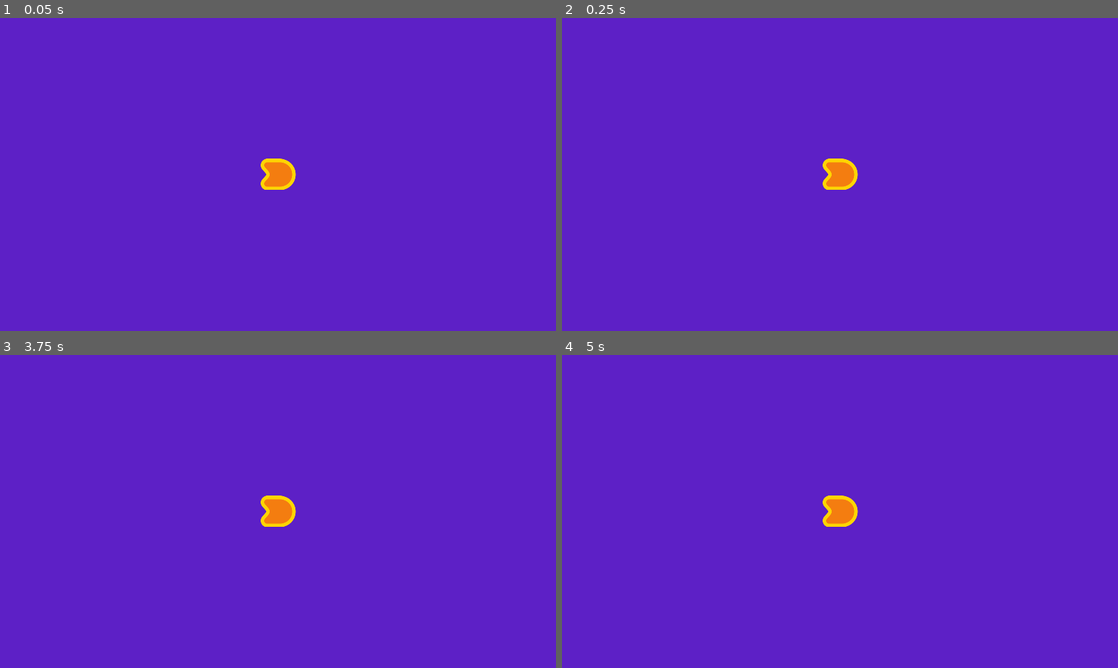
Above: before the commit, frames 1-4 (two rows, left to right).
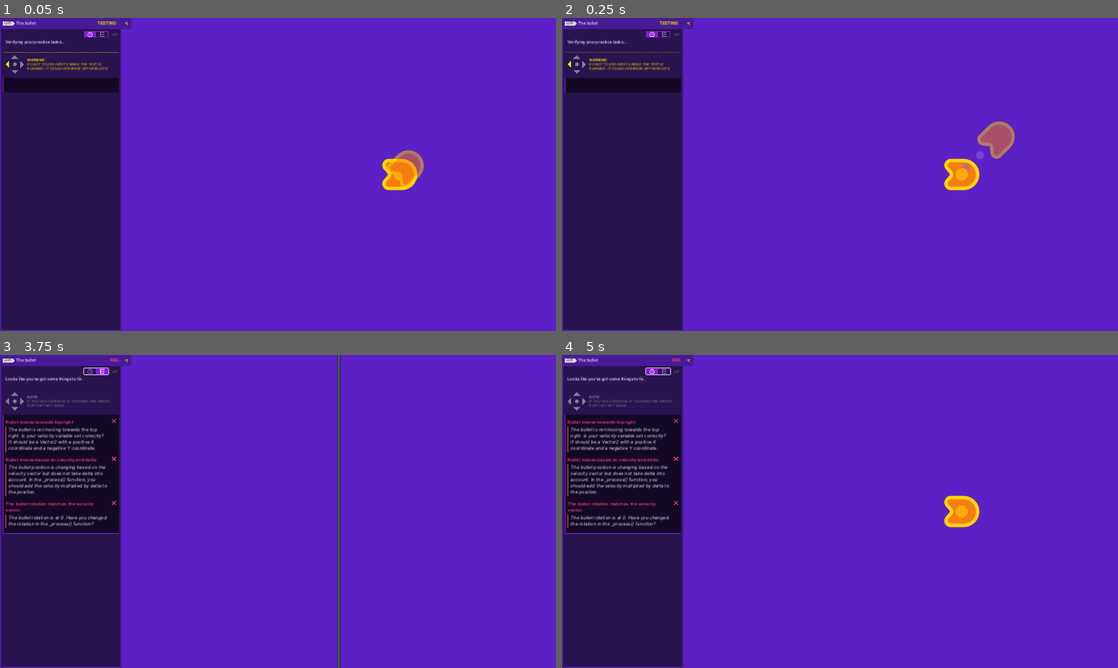
Above: after the commit, the same moments.

Repository: Q8T7/2d-GameDev-Course
Game: Godot game, scene res://practices/L2.P1.bullet/bullet.tscn
The game is run twice, just before and just after one commit, with the same random seed, the same clock (stepped at 60 frames per second) and the same inputs. The project has no main scene, so this scene is started directly.
Inputs (mouse positions are in pixels of both pictures, inside the frame that each line leads up to):
- Up to frame 1 (0.05 s): no input
- Up to frame 2 (0.25 s): no input
- Up to frame 3 (3.75 s): click (127, 361) at 0.52 s; click (5, 361) at 1.27 s; click (127, 361) at 2.02 s; tap Enter at 2.75 s; click (94, 370) at 3.52 s
- Up to frame 4 (5 s): tap Space at 4.25 s

The runs differ from the first frame. In frame 1, 23% of the frame differs, in the area x 0-77%, y 0-100%; in frame 2, 24%, in the area x 0-82%, y 0-100%; in frame 3, 23%; in frame 4, 23%.

Commit message:
L1 and L2 practice done

Diff:
--- /dev/null
+++ b/04.to_space_and_beyond_workbook/Lessons/ship.gd
@@ -0,0 +1,7 @@
+extends Sprite2D
+
+var velocity := Vector2(500, 0)
+
+func _process(delta: float) -> void:
+	position += velocity * delta
+	rotation = velocity.angle()
--- /dev/null
+++ b/04.to_space_and_beyond_workbook/Lessons/ship.tscn
@@ -0,0 +1,9 @@
+[gd_scene load_steps=3 format=3 uid="uid://bgwfvxjnb46e8"]
+
+[ext_resource type="Texture2D" uid="uid://bniyrxn3r2v8h" path="res://assets/ship.png" id="1_mjqwt"]
+[ext_resource type="Script" path="res://Lessons/ship.gd" id="2_8umub"]
+
+[node name="Sprite2D" type="Sprite2D"]
+position = Vector2(910, 550)
+texture = ExtResource("1_mjqwt")
+script = ExtResource("2_8umub")
--- a/04.to_space_and_beyond_workbook/practices/L2.P1.bullet/bullet.tscn
+++ b/04.to_space_and_beyond_workbook/practices/L2.P1.bullet/bullet.tscn
@@ -1,9 +1,9 @@
-[gd_scene load_steps=8 format=3]
+[gd_scene load_steps=8 format=3 uid="uid://c8dbc7qtixj4r"]
 
-[ext_resource type="Texture2D" path="res://assets/practice_assets/shape_ship.png" id="1_rwnj6"]
+[ext_resource type="Texture2D" uid="uid://d1xp2mgpkkc42" path="res://assets/practice_assets/shape_ship.png" id="1_rwnj6"]
 [ext_resource type="Script" path="res://practices/L2.P1.bullet/bullet.gd" id="2_371po"]
-[ext_resource type="Texture2D" path="res://assets/practice_assets/ellipse_white.png" id="3_q7var"]
-[ext_resource type="Texture2D" path="res://assets/practice_assets/ellipse_yellow.png" id="4_7gjbg"]
+[ext_resource type="Texture2D" uid="uid://bkueifls7csiy" path="res://assets/practice_assets/ellipse_white.png" id="3_q7var"]
+[ext_resource type="Texture2D" uid="uid://ci5b253al1tus" path="res://assets/practice_assets/ellipse_yellow.png" id="4_7gjbg"]
 
 [sub_resource type="Curve" id="Curve_awpf5"]
 _data = [Vector2(0, 0.663194), 0.0, 0.0, 0, 0, Vector2(1, 0), -0.0319997, 0.0, 0, 0]
--- a/04.to_space_and_beyond_workbook/project.godot
+++ b/04.to_space_and_beyond_workbook/project.godot
@@ -1,3 +1,11 @@
+; Engine configuration file.
+; It's best edited using the editor UI and not directly,
+; since the parameters that go here are not all obvious.
+;
+; Format:
+;   [section] ; section goes between []
+;   param=value ; assign values to parameters
+
 config_version=5
 
 [application]
@@ -5,6 +13,10 @@
 config/name="M4. To Space and Beyond (Workbook)"
 config/features=PackedStringArray("4.2", "Forward Plus")
 config/icon="res://assets/ship.png"
+
+[autoload]
+
+Tester="*res://addons/gdquest_practice_framework/tester/ui_test_panel.tscn"
 
 [display]
 
@@ -15,6 +27,10 @@
 window/size/window_height_override=648
 window/stretch/mode="canvas_items"
 
+[editor_plugins]
+
+enabled=PackedStringArray("res://addons/gdquest_practice_framework/plugin.cfg")
+
 [rendering]
 
 renderer/rendering_method="gl_compatibility"
